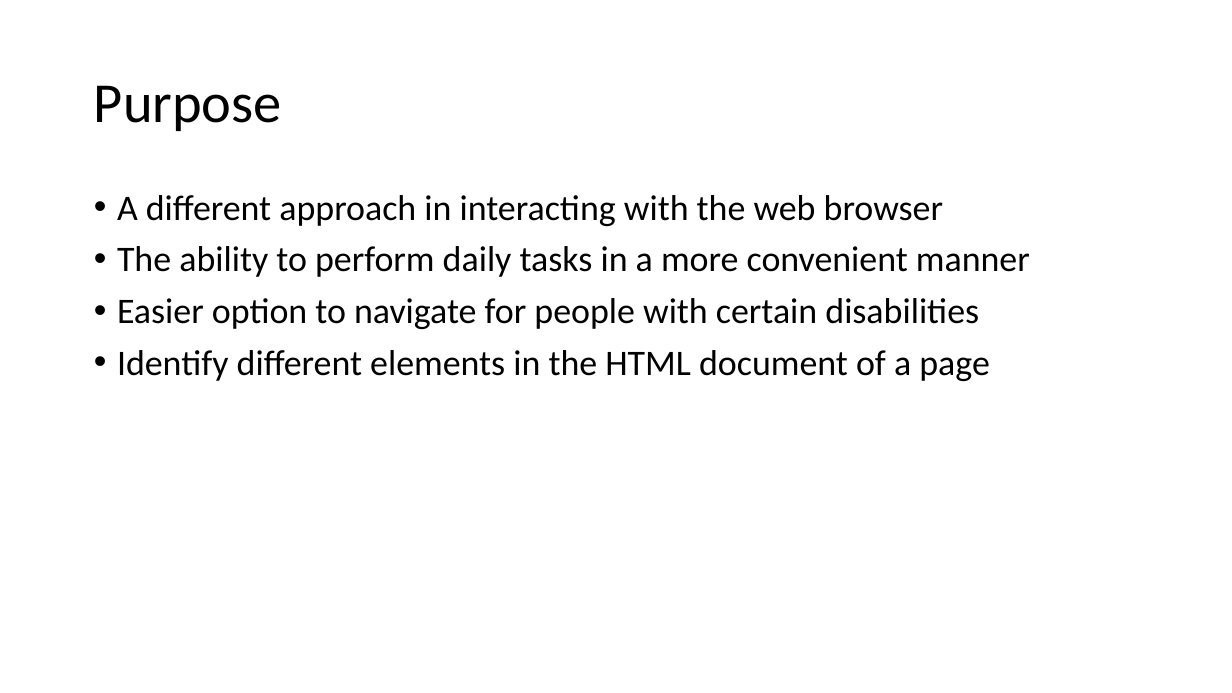
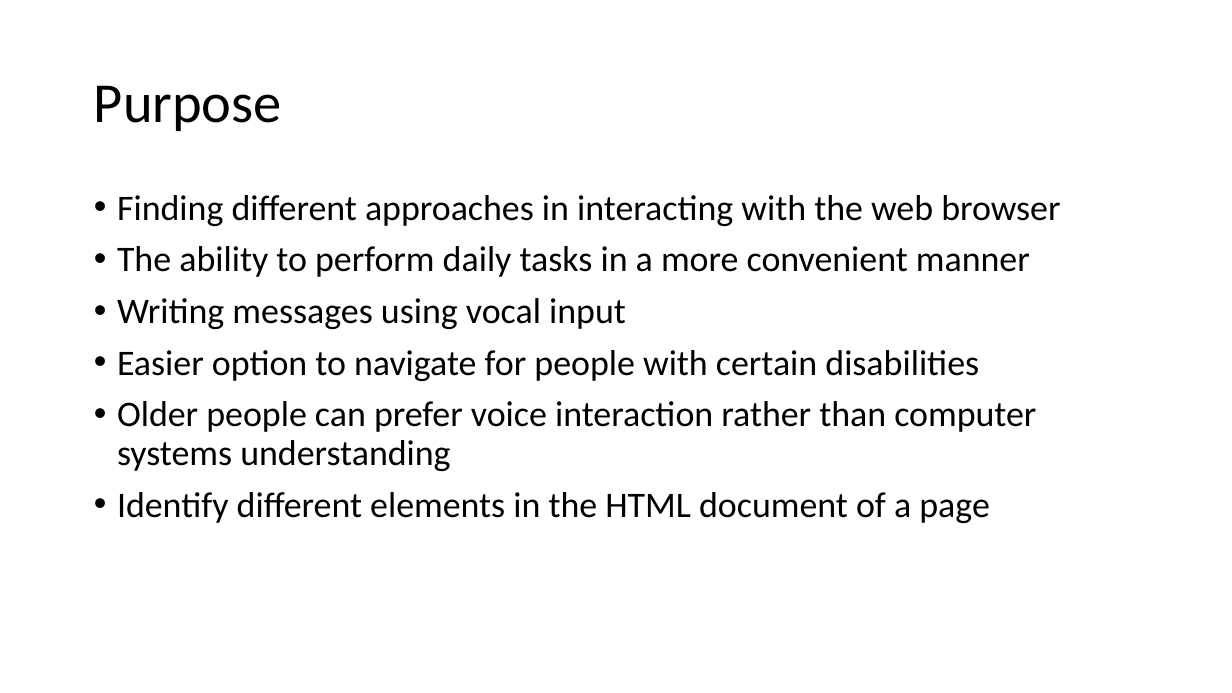
Before and after one commit to stefanihnatiw/VoiceWeb, a slide deck: slide 2 of Licenta2019IhnatiwStefan/presentation.pptx. Drawn at 1232x693 pixels with LibreOffice and Linux fonts; fonts in the diff are those of the drawing. Boxes give left, top, right and bottom in pixels: in the first picture for what was removed or moved away, otherwise in the second. Text is boxed around its words. In the diff, an @@ line names an element or a change of style, - is before the commit and + after.

```diff
--- a/Licenta2019IhnatiwStefan/presentation.pptx
+++ b/Licenta2019IhnatiwStefan/presentation.pptx
@@ text at (117, 195, 1060, 226): text changed @@
-• A different approach in interacting with the web browser
+• Finding different approaches in interacting with the web browser
@@ text at (117, 298, 626, 329): paragraph added @@
+• Writing messages using vocal input
@@ text at (117, 401, 1036, 471): paragraph added @@
+• Older people can prefer voice interaction rather than computer systems understanding
```
Also in this commit, not shown: 1 other slide changed, 1 slide added, 1 slide removed.
